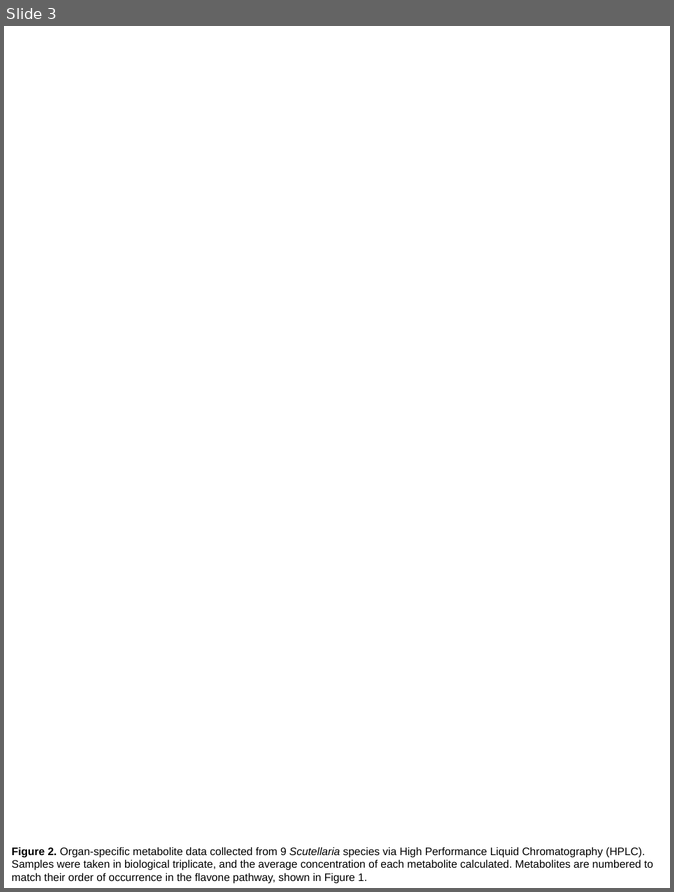
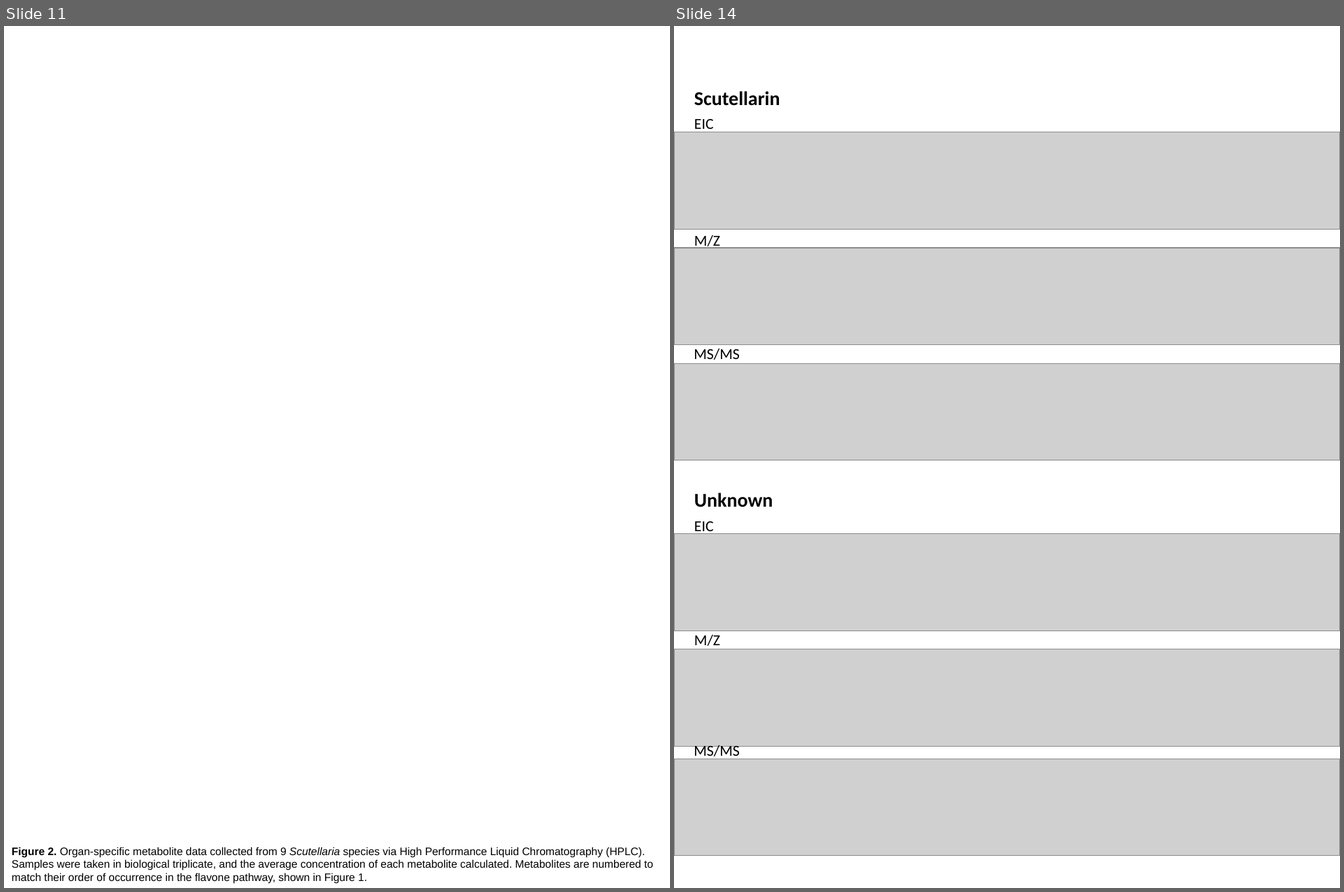
Before and after one commit to bryceaskey/scutellariaMetabolites, a slide deck: figures/manuscript/isoscutellarin/figure_legend.pptx. Shown side by side, each under a label of ours: slide 3 before the commit, slides 11 and 14 after it; the slides between them are not shown. The pictures are 674x892 and 1344x892 pixels, drawn with LibreOffice and Linux fonts; fonts in the diff are those of the drawing; grey boxes stand for pictures; background and template pictures are left out. Boxes give left, top, right and bottom in pixels: in the first picture for what was removed or moved away, otherwise in the second. Text is boxed around its words. In the diff, an @@ line names an element or a change of style, - is before the commit and + after.

Commit message:
Updated figure legend

```diff
--- a/figures/manuscript/isoscutellarin/figure_legend.pptx
+++ b/figures/manuscript/isoscutellarin/figure_legend.pptx
@@ slide 14 added at box(674, 26, 1340, 888), background #FFFFFF @@
@@ text added at box(694, 91, 780, 106), 18 pt, text #000000, bold @@
+Scutellarin
@@ text added at box(694, 119, 714, 134), 14 pt, text #000000 @@
+EIC
@@ picture added at box(674, 132, 1340, 230) @@
@@ text added at box(694, 235, 720, 251), 14 pt, text #000000 @@
+M/Z
@@ picture added at box(674, 248, 1340, 345) @@
@@ text added at box(694, 349, 740, 364), 14 pt, text #000000 @@
+MS/MS
@@ picture added at box(674, 364, 1340, 461) @@
@@ text added at box(694, 493, 773, 508), 18 pt, text #000000, bold @@
+Unknown
@@ text added at box(694, 522, 714, 536), 14 pt, text #000000 @@
+EIC
@@ picture added at box(674, 534, 1340, 632) @@
@@ picture added at box(674, 649, 1340, 746) @@
@@ text added at box(694, 635, 720, 650), 14 pt, text #000000 @@
+M/Z
@@ picture added at box(674, 759, 1340, 856) @@
@@ text added at box(694, 746, 740, 760), 14 pt, text #000000 @@
+MS/MS
@@ what was slide 3 is now slide 11 @@
```
Also in this commit, not shown: 1 slide changed, 12 other slides added, 3 slides removed.
